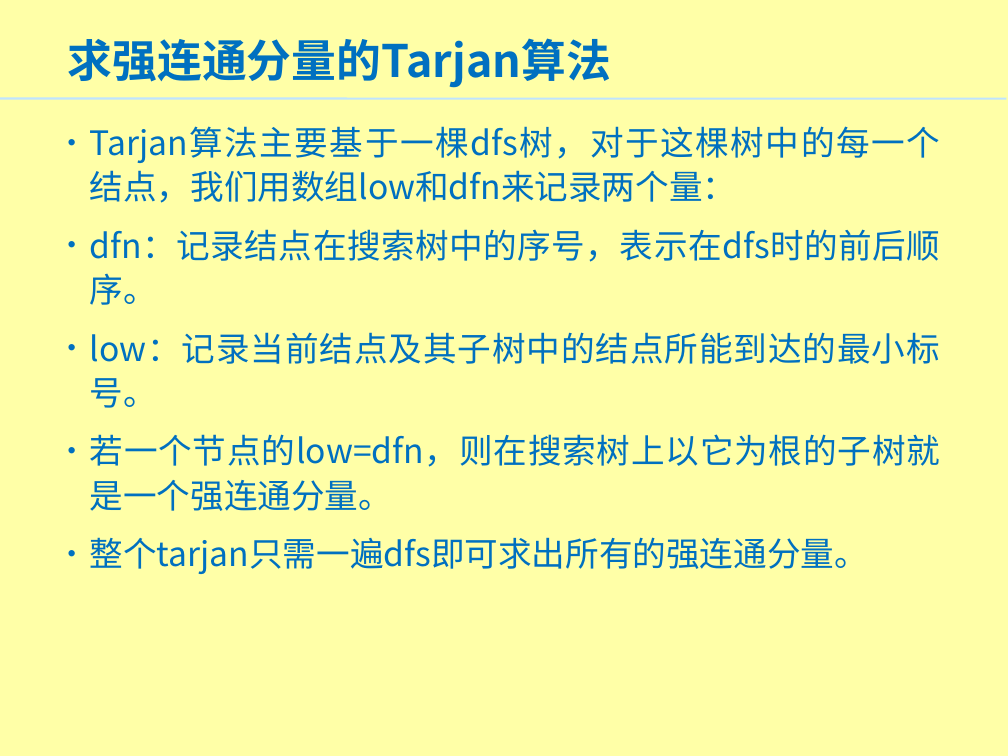
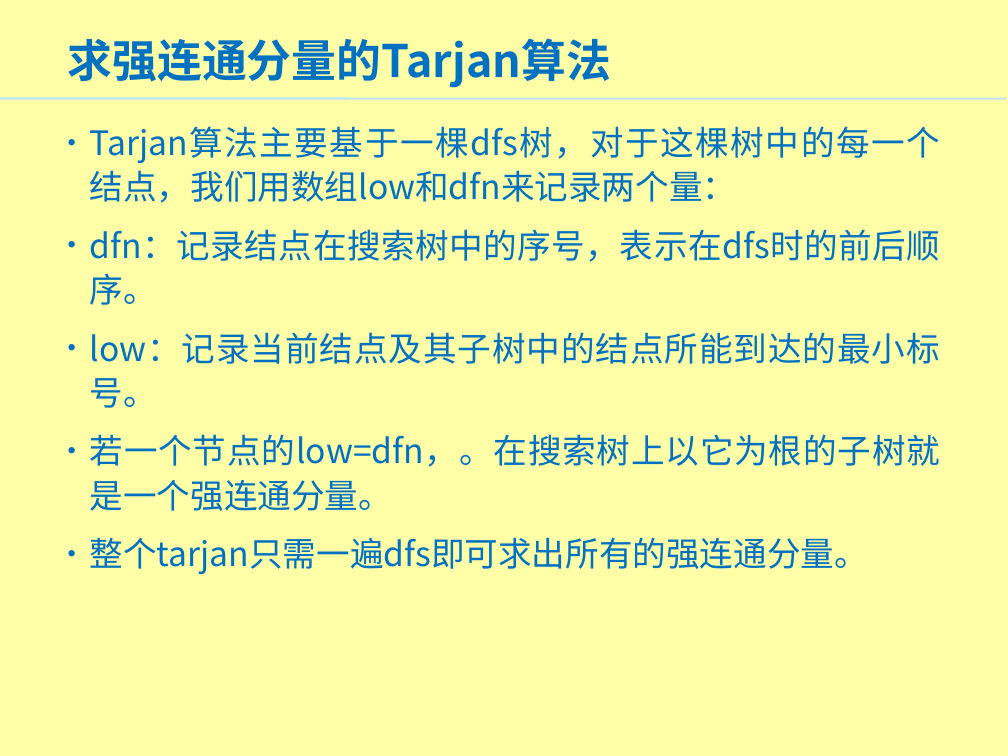
Before and after one commit to wanghaichi/ACM, a slide deck: slide 4 of 图论/图论3.ppt. Drawn at 1008x756 pixels with LibreOffice and Linux fonts; fonts in the diff are those of the drawing; background and template pictures are left out. Boxes give left, top, right and bottom in pixels: in the first picture for what was removed or moved away, otherwise in the second. Text is boxed around its words. In the diff, an @@ line names an element or a change of style, - is before the commit and + after.

Commit message:
强联通分量

```diff
--- a/图论/图论3.ppt
+++ b/图论/图论3.ppt
@@ text at bbox=[90, 434, 940, 511]: text changed @@
-• 若一个节点的low=dfn，则在搜索树上以它为根的子树就是一个强连通分量。
+• 若一个节点的low=dfn，。在搜索树上以它为根的子树就是一个强连通分量。
```
Also in this commit, not shown: 4 other slides changed, 2 other files.
